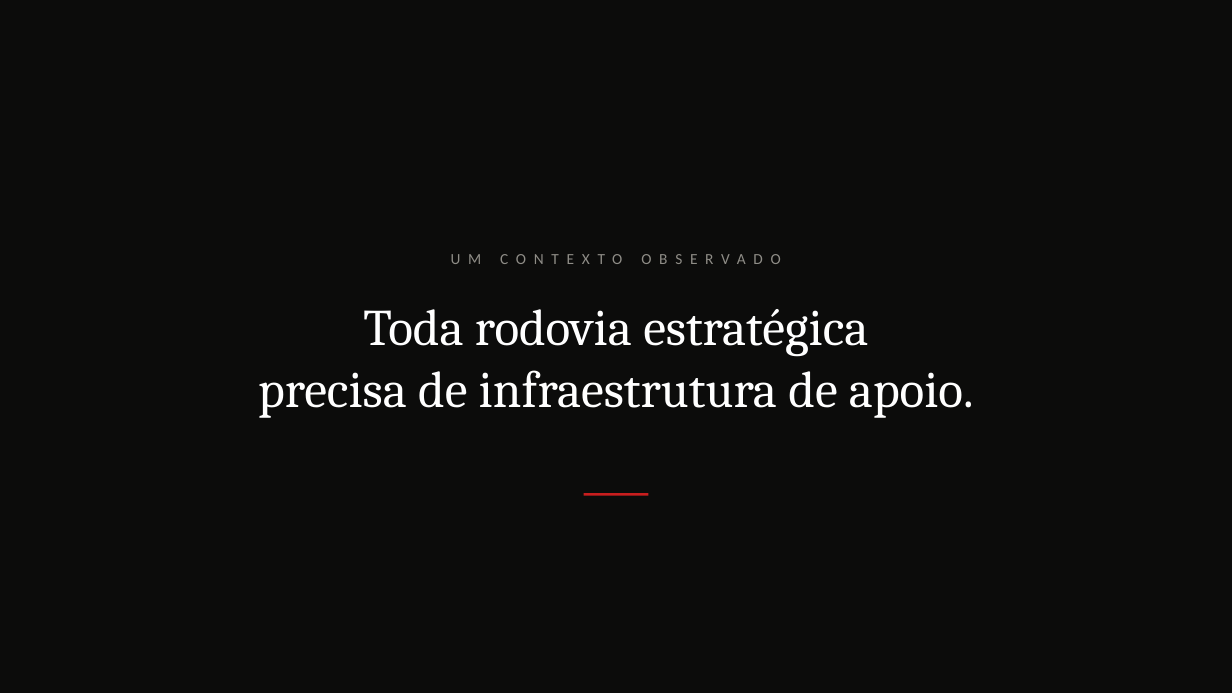
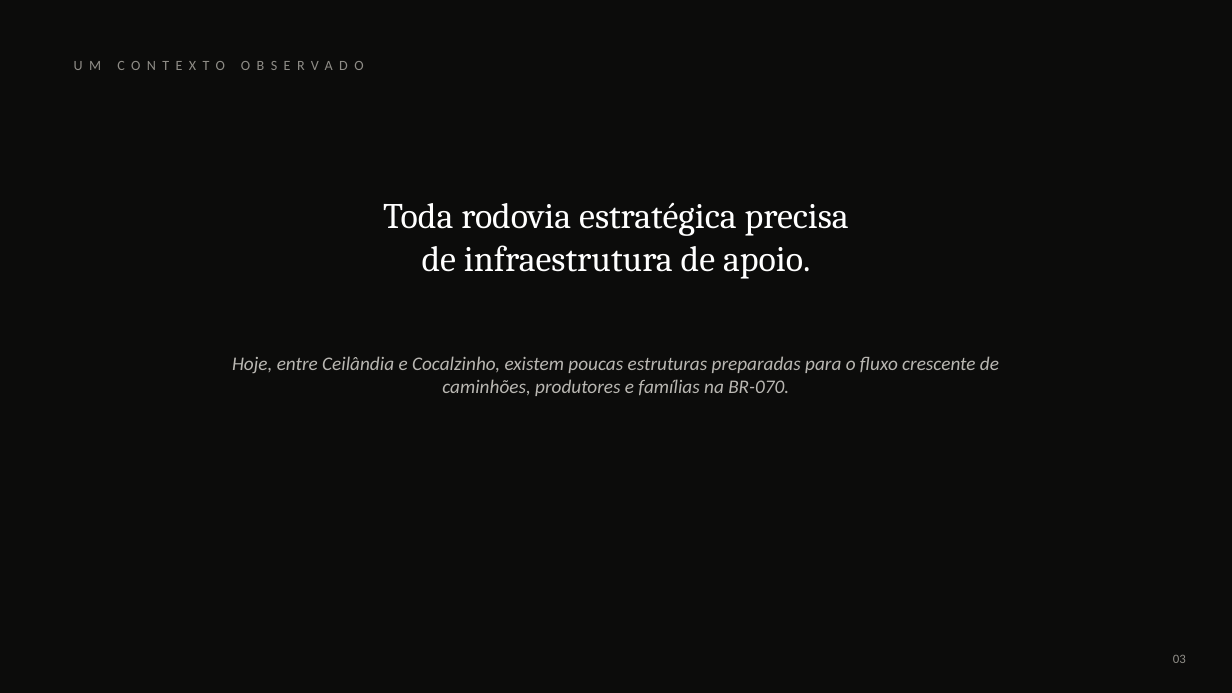
Before and after one commit to vlogronaldooliveira/github-slideshow, a slide deck: slide 4 of assets/girassol/Centro-de-Servicos-Girassol-Cocalzinho.pptx (slide 10 before the commit). Drawn at 1232x693 pixels with LibreOffice and Linux fonts; fonts in the diff are those of the drawing. Boxes give left, top, right and bottom in pixels: in the first picture for what was removed or moved away, otherwise in the second. Text is boxed around its words. In the diff, an @@ line names an element or a change of style, - is before the commit and + after.

```diff
--- a/assets/girassol/Centro-de-Servicos-Girassol-Cocalzinho.pptx
+++ b/assets/girassol/Centro-de-Servicos-Girassol-Cocalzinho.pptx
@@ text "UM CONTEXTO OBSERVADO" moved from (x1=0, y1=236, x2=1232, y2=282) to (x1=65, y1=46, x2=804, y2=83) @@
@@ text "UM CONTEXTO OBSERVADO" at (x1=65, y1=46, x2=804, y2=83): size 12 to 11 pt, letter spacing 6 to 5 pt; alignment centre to left @@
@@ text at (x1=383, y1=203, x2=849, y2=279): text changed; size 40 to 28 pt @@
-Toda rodovia estratégica
-precisa de infraestrutura de apoio.
+Toda rodovia estratégica precisa
+de infraestrutura de apoio.
@@ text added at (x1=232, y1=356, x2=999, y2=396), 15 pt, text #B9B7B2, italic @@
+Hoje, entre Ceilândia e Cocalzinho, existem poucas estruturas preparadas para o fluxo crescente de caminhões, produtores e famílias na BR-070.
@@ line removed from (584, 494) to (649, 494) @@
@@ text added at (x1=1173, y1=655, x2=1186, y2=663), 10 pt, text #8F8D87 @@
+03
```
Also in this commit, not shown: 9 other slides changed, 1 slide added, 14 slides removed.
